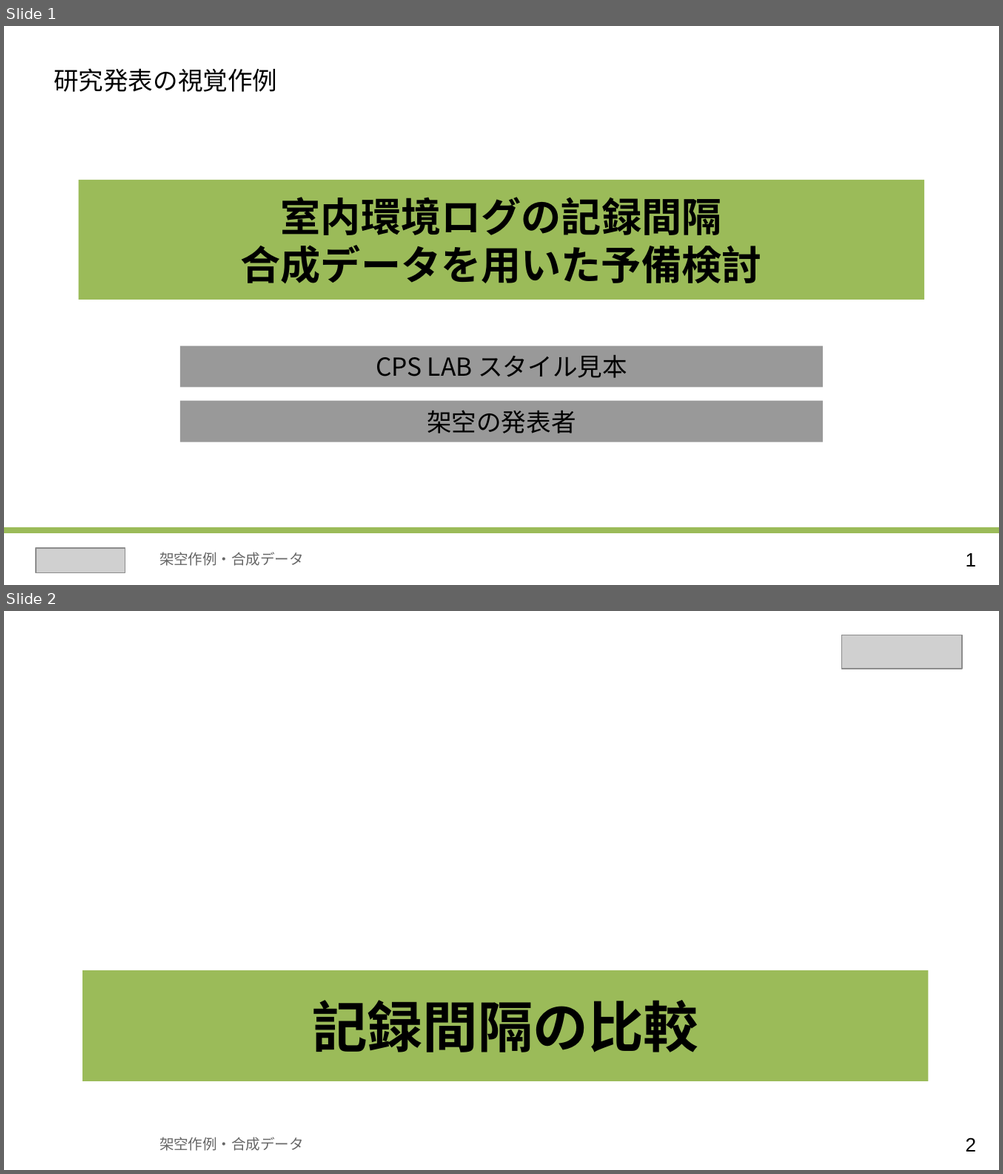
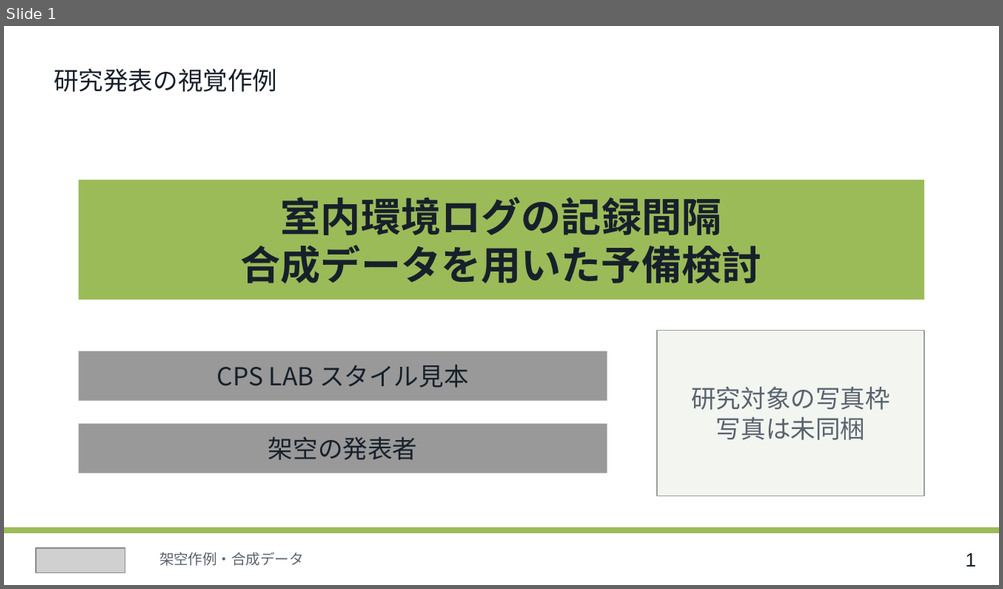
Before and after one commit to cpslab/skill-create-slides, a slide deck: assets/visual-reference/cps-layout-reference.pptx. Shown one above the other, each under a label of ours: slides 1 and 2 before the commit, slide 1 after it. The pictures are 1003x1174 and 1003x589 pixels, drawn with LibreOffice and Linux fonts; fonts in the diff are those of the drawing; grey boxes stand for pictures. Boxes give left, top, right and bottom in pixels: in the first picture for what was removed or moved away, otherwise in the second. Text is boxed around its words. In the diff, an @@ line names an element or a change of style, - is before the commit and + after.

Commit message:
中間発表型の標準構成と選べる表紙を整備しREADMEに作例を掲載

```diff
--- a/assets/visual-reference/cps-layout-reference.pptx
+++ b/assets/visual-reference/cps-layout-reference.pptx
@@ slide 2 removed at <box>4,611,999,1170</box>, background #FFFFFF @@
@@ picture removed at <box>842,635,962,669</box> @@
@@ rectangle removed at <box>82,971,928,1082</box> @@
-記録間隔の比較
@@ text removed at <box>159,1137,304,1151</box> @@
-架空作例・合成データ
@@ text removed at <box>965,1138,976,1152</box> @@
-2
@@ slide 1 changed as well @@
@@ rectangle added at <box>657,330,924,497</box>, fill #F3F5F1, outline #9AA09A 0.75 pt @@
@@ rectangle "CPS LAB スタイル見本": place and size @@
-rectangle "CPS LAB スタイル見本" at <box>180,346,822,388</box>
+rectangle "CPS LAB スタイル見本" at <box>79,351,606,401</box>
@@ text added at <box>691,386,890,440</box>, 18 pt, text #59636E @@
+研究対象の写真枠
+写真は未同梱
@@ text colour #000000 to #17202A in 5 elements at <box>965,554,976,567</box>, <box>54,68,277,92</box>, <box>79,180,924,301</box>, <box>79,351,606,401</box>, <box>79,424,606,474</box> @@
@@ rectangle "架空の発表者": place and size @@
-rectangle "架空の発表者" at <box>180,401,822,443</box>
+rectangle "架空の発表者" at <box>79,424,606,474</box>
```
Also in this commit, not shown: 4 other slides changed, 3 slides added, 25 other files.
